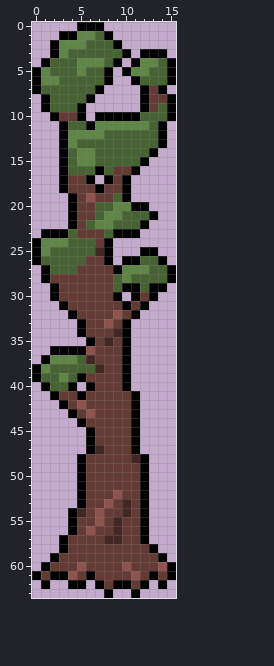
Pixel-art sprite -- res/Sprites/static/tree02.png. This is how it looked before the edit.
The file is 16x64 pixels.
Once edited:
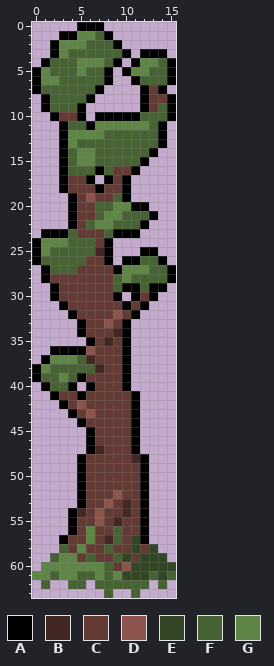
Palette (. is transparent): A #000000  B #432723  C #633a34  D #8d544d  E #324625  F #476334  G #608647
Change:
@@ x 0..15 @@
 55 ....ACCDCBCCA...
-56 ....ACDCCBCCA...
-57 ...ACCCCBBCCA...
-58 ...ACCCCCCCCCA..
-59 ..ACCCCCCCCCCCA.
-60 .ACCCDCCCCDCCCDA
-61 ACAADCACCCCDCACA
-62 .A..AA.ACAACA.A.
-63 ........A..A....
+56 ....ACGCCFCCA...
+57 ...ACCGCBFCEA...
+58 ...FCGCCFCCECE..
+59 ..FGGCFCCFECEEE.
+60 .GGGGGGGFCDEEEEE
+61 GGFGGFFGFGEEEFEF
+62 .F..FF.FFFFFF.F.
+63 ........F..F....
Pixel boxes of the changes (left, top, right, bottom) in both pictures:
changed: (32, 526, 176, 598)
